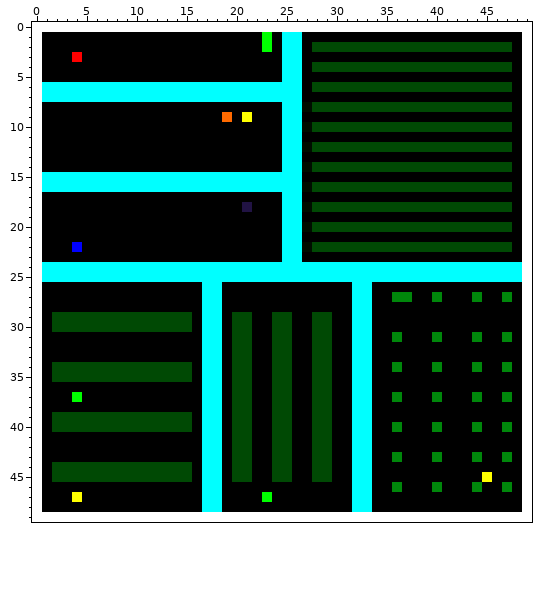
File history of a pixel-art sprite, game_01/bin/level1.png. Above: the version before the commit.
The file is 50x50 pixels.
After the commit:
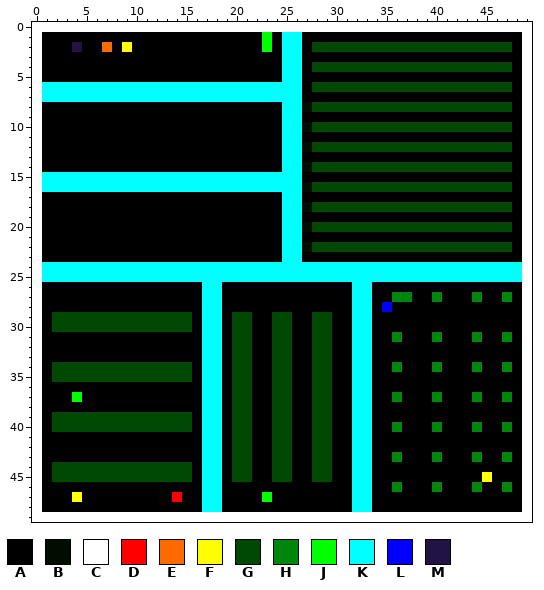
Palette (. is transparent): A #000000  B #000d00  C #ffffff  D #ff0000  E #ff6a00  F #ffff00  G #004904  H #00870b  J #00ff00  K #00ffff  L #0000ff  M #211344
The exact change:
y 2: x 4 A -> M; x 7 A -> E; x 9 A -> F
y 3: x 4 D -> A
y 9: x 19 E -> A; x 21 F -> A
y 18: x 21 M -> A
y 22: x 4 L -> A
y 28: x 35 A -> L
y 47: x 14 A -> D
